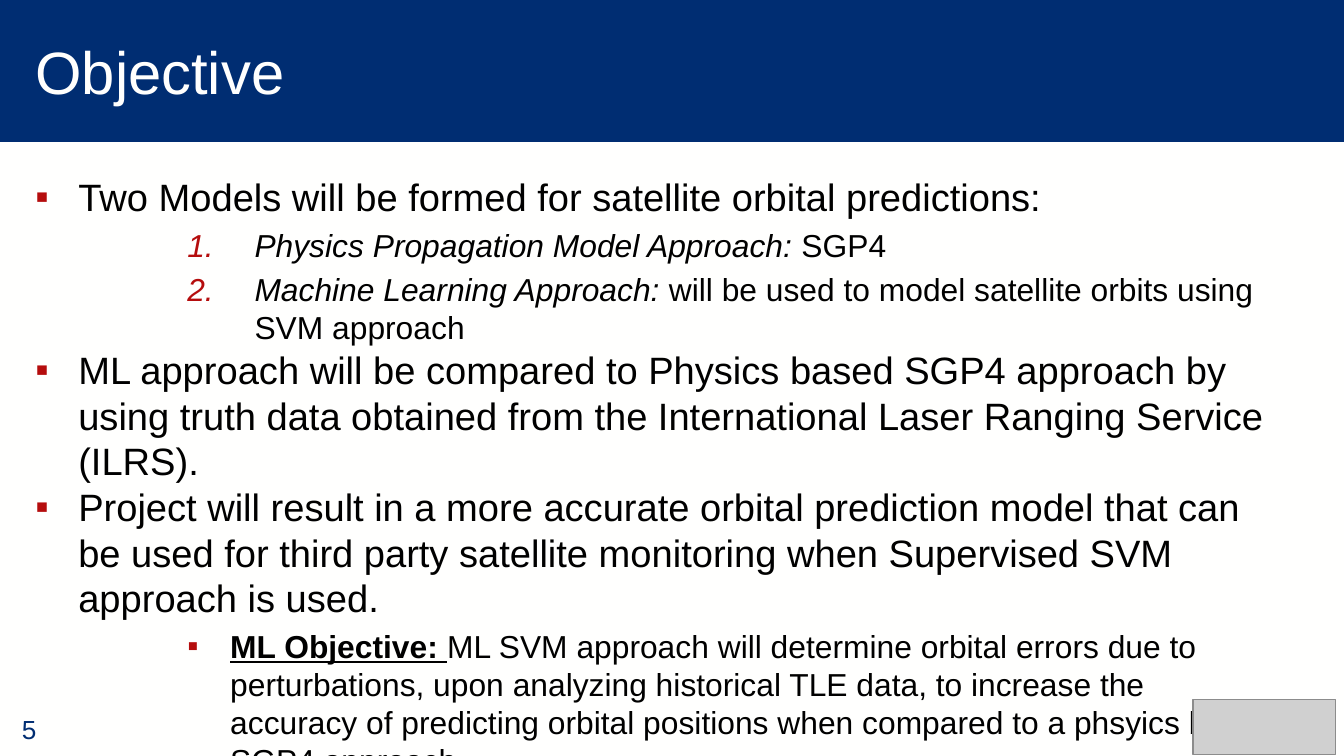
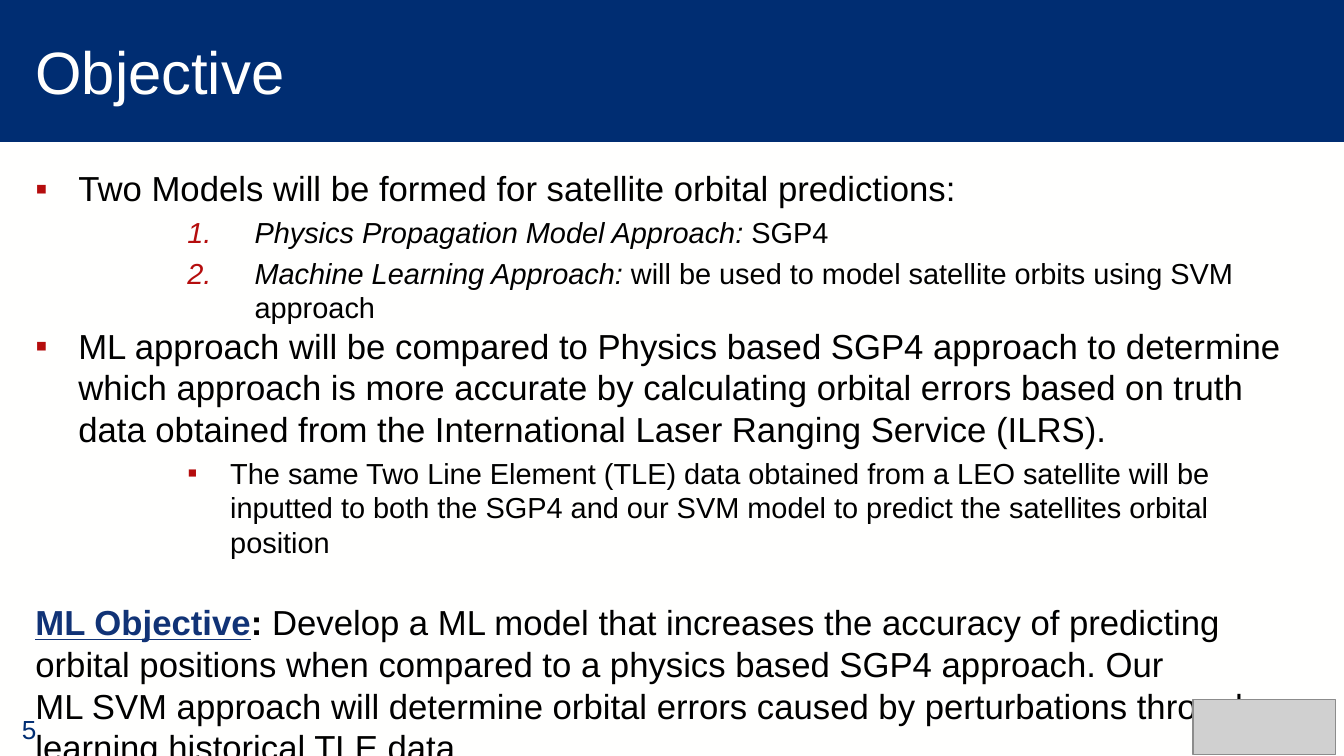
Before and after one commit to alec-briley/ML_SatelliteTracking, a slide deck: slide 5 of Final Projectv1.pptx. Drawn at 1344x756 pixels with LibreOffice and Linux fonts; fonts in the diff are those of the drawing; grey boxes stand for pictures. Boxes give left, top, right and bottom in pixels: in the first picture for what was removed or moved away, otherwise in the second. Text is boxed around its words. In the diff, an @@ line names an element or a change of style, - is before the commit and + after.

Commit message:
Add files via upload
Updates to Christian's changes.

```diff
--- a/Final Projectv1.pptx
+++ b/Final Projectv1.pptx
@@ text "Two Models will be formed ...": place and size @@
-text "Two Models will be formed ..." at [78, 183, 1276, 740]
+text "Two Models will be formed ..." at [35, 176, 1280, 726]
@@ text at [78, 176, 1233, 324]: size 20.4 to 18.6 pt in "Two Models will be formed for satellite ..."; size 17 to 15.5 pt in "Physics Propagation Model Approach: SGP4", "Machine Learning Approach: will be used to ..." @@
@@ text at [35, 334, 1280, 726]: text changed; size 20.4 to 18.6 pt @@
-  ▪ ML approach will be compared to Physics based SGP4 approach by using truth data obtained from the International Laser Ranging Service (ILRS).
-  ▪ Project will result in a more accurate orbital prediction model that can be used for third party satellite monitoring when Supervised SVM approach is used.
-      ▪ ML Objective: ML SVM approach will determine orbital errors due to perturbations, upon analyzing historical TLE data, to increase the accuracy of predicting orbital positions when compared to a phsyics based SGP4 approach
+  ▪ ML approach will be compared to Physics based SGP4 approach to determine which approach is more accurate by calculating orbital errors based on truth data obtained from the International Laser Ranging Service (ILRS).
+      ▪ The same Two Line Element (TLE) data obtained from a LEO satellite will be inputted to both the SGP4 and our SVM model to predict the satellites orbital position
+  ML Objective: Develop a ML model that increases the accuracy of predicting orbital positions when compared to a physics based SGP4 approach. Our
+  ML SVM approach will determine orbital errors caused by perturbations through learning historical TLE data.
```
